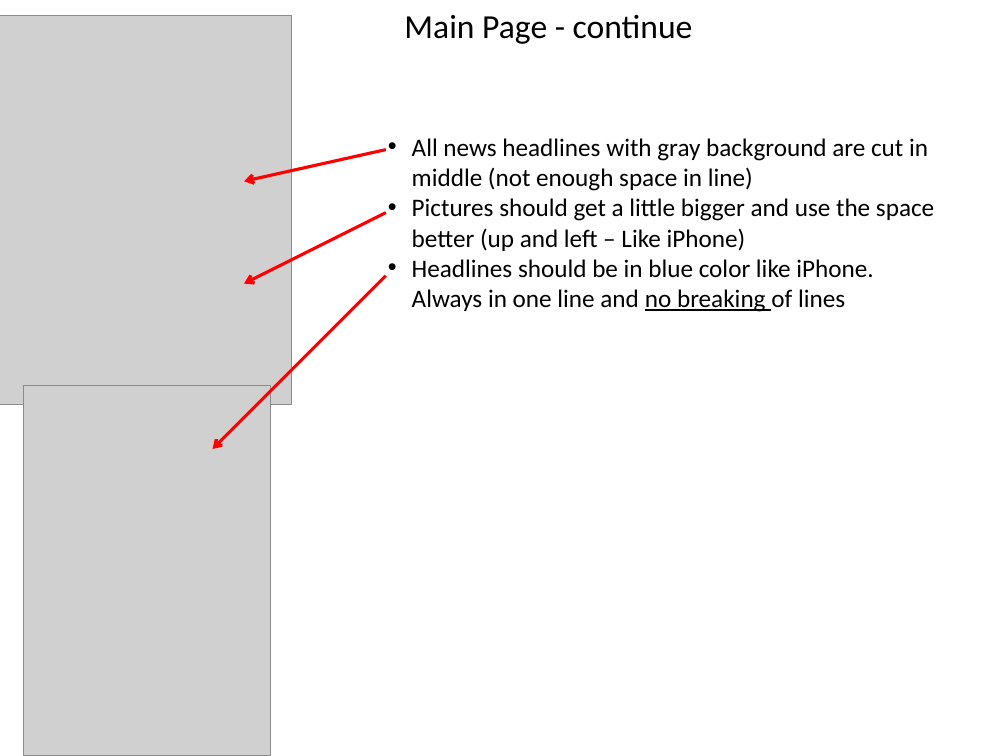
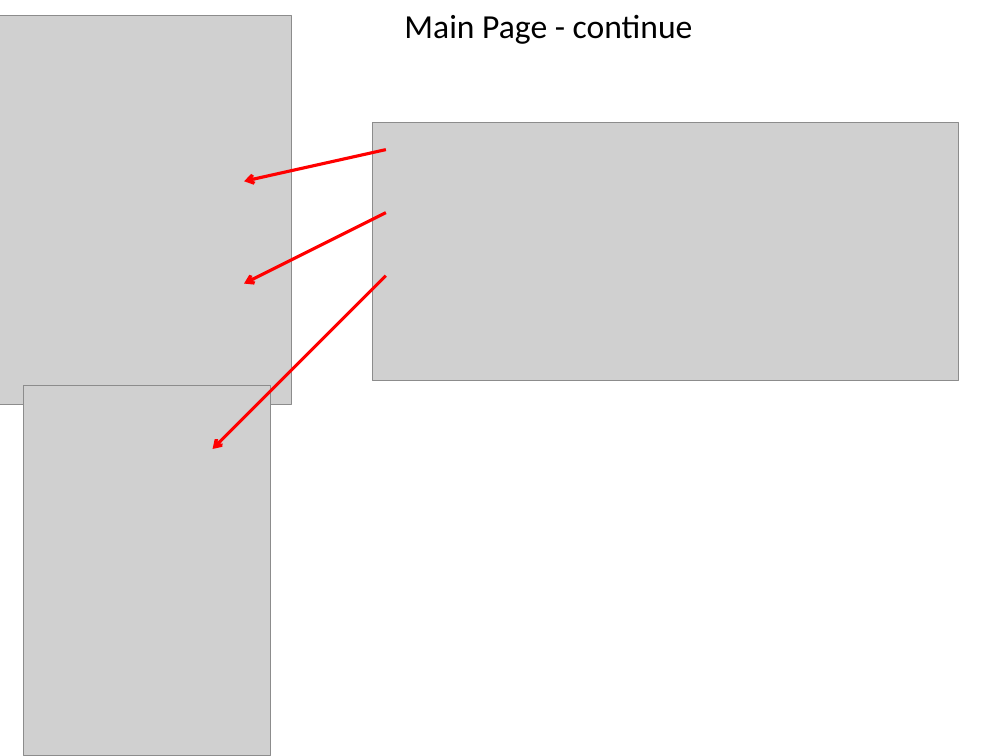
Before and after one commit to LaurentBarbareau/openbizcard, a slide deck: slide 4 of one/One android to fix.ppt. Drawn at 1008x756 pixels with LibreOffice and Linux fonts; fonts in the diff are those of the drawing; grey boxes stand for pictures. Boxes give left, top, right and bottom in pixels: in the first picture for what was removed or moved away, otherwise in the second. Text is boxed around its words. In the diff, an @@ line names an element or a change of style, - is before the commit and + after.

```diff
--- a/one/One android to fix.ppt
+++ b/one/One android to fix.ppt
@@ picture added at box(372, 122, 958, 381) @@
@@ text removed at box(412, 138, 934, 312) @@
-• All news headlines with gray background are cut in middle (not enough space in line)
-• Pictures should get a little bigger and use the space better (up and left – Like iPhone)
-• Headlines should be in blue color like iPhone. Always in one line and no breaking of lines
```
Also in this commit, not shown: 4 other slides changed, 7 other files.
